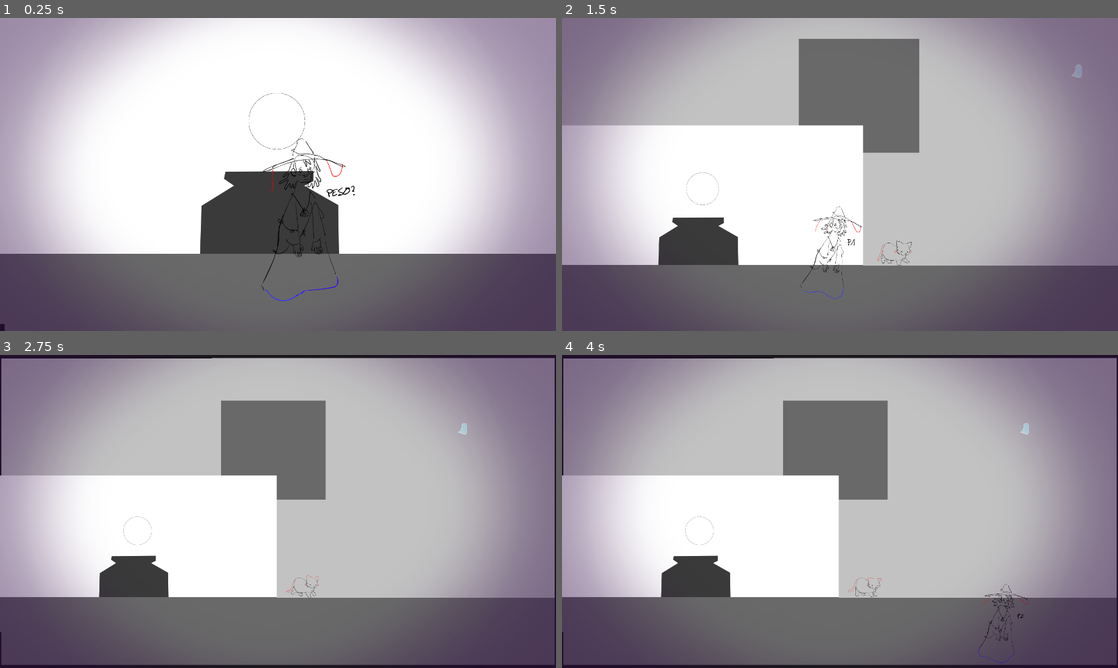
Above: before the commit, frames 1-4 (two rows, left to right).
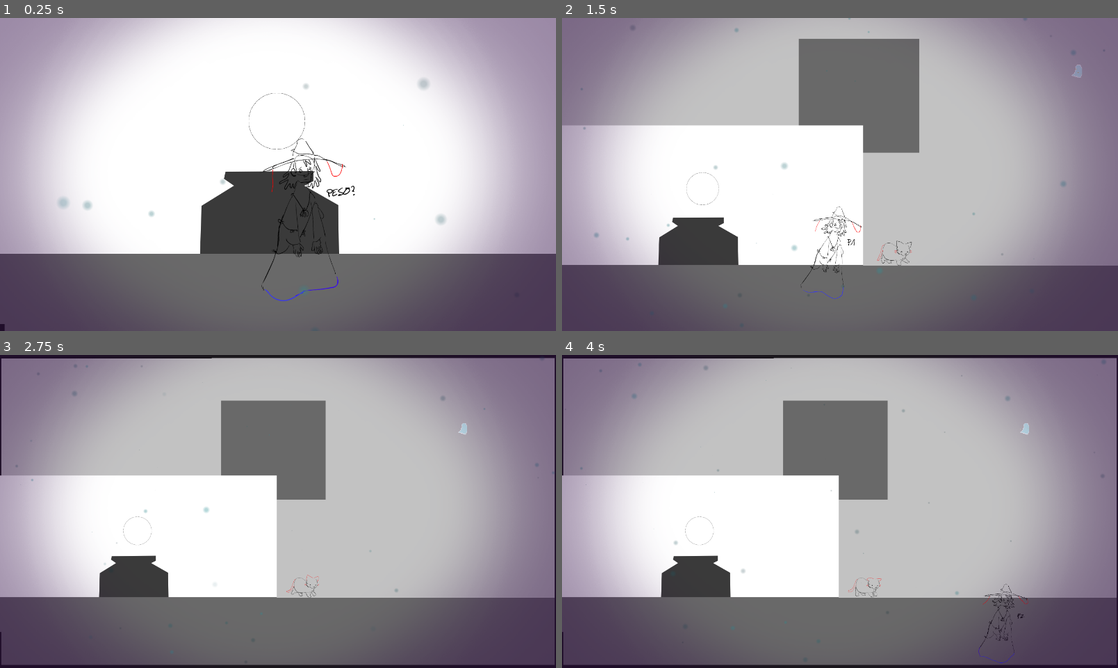
Above: after the commit, the same moments.

Repository: Mapachana/GlobalGameJam25
Game: Godot game, scene res://Scenes/Main.tscn
Same seed, same stepped clock (60 frames per second), same inputs: the game is played once before the commit and once after it. Sound files missing from this copy of the repository are replaced by a short silence.
Inputs:
- Up to frame 1 (0.25 s): no input
- Up to frame 2 (1.5 s): tap Enter (ui_accept) at 0.5, 0.77 s; hold Right (ui_right) 0.53-1.28 s; hold Down (ui_down) from 1.28 s (still down)
- Up to frame 3 (2.75 s): tap Enter (ui_accept) at 1.52 s; release Down (ui_down) at 2.03 s; hold Right (ui_right) from 2.03 s (still down)
- Up to frame 4 (4 s): release Right (ui_right) at 2.78 s; hold Up (ui_up) 2.78-3.53 s; tap Enter (ui_accept) at 3.02, 3.77 s; hold Left (ui_left) from 3.53 s (still down)

The runs differ from the first frame. In frame 1, 0.2% of the frame differs, in the area x 10-81%, y 19-88%; in frame 2, 0.1%; in frame 3, less than 0.1%; in frame 4, less than 0.1%.

Commit message:
particulas

Diff:
--- a/ggj2025/Scenes/Main.tscn
+++ b/ggj2025/Scenes/Main.tscn
@@ -133,6 +133,23 @@
 fill_from = Vector2(0.5, 0.5)
 fill_to = Vector2(1, 1)
 
+[sub_resource type="Gradient" id="Gradient_jembb"]
+offsets = PackedFloat32Array(0.262009, 0.384279, 0.755459)
+colors = PackedColorArray(1, 1, 1, 1, 1, 1, 1, 0.724891, 1, 1, 1, 0)
+
+[sub_resource type="GradientTexture2D" id="GradientTexture2D_kn7pw"]
+gradient = SubResource("Gradient_jembb")
+fill = 1
+fill_from = Vector2(0.5, 0.5)
+
+[sub_resource type="Curve" id="Curve_rrcx7"]
+_data = [Vector2(0, 0), 0.0, 0.0, 0, 0, Vector2(0.358491, 1), 0.0, 0.0, 0, 0]
+point_count = 2
+
+[sub_resource type="Gradient" id="Gradient_tvg56"]
+offsets = PackedFloat32Array(0, 0.189873, 0.852321, 1)
+colors = PackedColorArray(0, 0.239216, 0.290196, 0, 7.21961e-08, 0.132888, 0.165445, 0.184314, 0.203922, 0.592157, 0.615686, 0.368627, 0, 0.239216, 0.290196, 0)
+
 [node name="Main" type="Node2D"]
 script = ExtResource("1_nxvp8")
 
@@ -206,9 +223,6 @@
 
 [node name="EstrofaAnim" parent="." instance=ExtResource("31_7lenv")]
 
-[node name="EstrofaAnim2" parent="." instance=ExtResource("33_n074a")]
-position = Vector2(1440, 0)
-
 [node name="CanvasLayer" type="CanvasLayer" parent="."]
 
 [node name="TextureRect" type="TextureRect" parent="CanvasLayer"]
@@ -224,3 +238,27 @@
 color = Color(0.955473, 0.306717, 0, 1)
 energy = 1.4
 texture = SubResource("GradientTexture2D_7d2cb")
+
+[node name="DustParticles" type="CPUParticles2D" parent="."]
+position = Vector2(1440, -405)
+amount = 500
+lifetime = 5.0
+preprocess = 5.0
+explosiveness = 0.16
+randomness = 0.15
+texture = SubResource("GradientTexture2D_kn7pw")
+emission_shape = 3
+emission_rect_extents = Vector2(1440, 2430)
+direction = Vector2(0, 0)
+spread = 180.0
+gravity = Vector2(0, 0)
+initial_velocity_min = 5.0
+initial_velocity_max = 8.0
+angle_max = 90.0
+scale_amount_min = 0.02
+scale_amount_max = 0.3
+scale_amount_curve = SubResource("Curve_rrcx7")
+color_ramp = SubResource("Gradient_tvg56")
+
+[node name="EstrofaAnim2" parent="." instance=ExtResource("33_n074a")]
+position = Vector2(1440, 0)
Not shown: 1 places in ggj2025/Scenes/Estrofa2_anim.tscn that only renumber resources
Not shown: 2 places in ggj2025/Scenes/Main.tscn that only renumber resources
